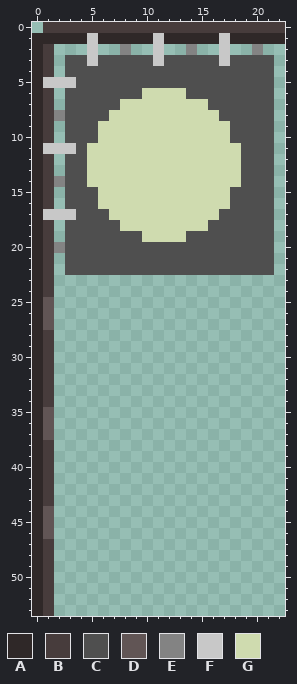
Two versions of one pixel-art sprite, res/images/flags/japanese_banner.png. Above: the version before the commit.
The file is 23x54 pixels. Pixels under 10% opacity are left out. Colours within 5 levels of each other are drawn and written as one.
Palette (. is transparent): A #2f2828  B #473c3c  C #4f4f4f  D #615555  E #838383  F #c8c8c8  G #cfdbaf
Pixels before, first column x 0:
 0 .BBBBBBBBBBBBBBBBBBBBBB
 1 AAAAAFAAAAAFAAAAAFAAAAA
 2 AB...F..E..F..E..F..E..
 3 AB.CCFCCCCCFCCCCCFCCCC.
 4 AB.CCCCCCCCCCCCCCCCCCC.
 5 AFFFCCCCCCCCCCCCCCCCCC.
 6 AB.CCCCCCCGGGGCCCCCCCC.
 7 AB.CCCCCGGGGGGGGCCCCCC.
 8 ABECCCCGGGGGGGGGGCCCCC.
 9 AB.CCCGGGGGGGGGGGGCCCC.
10 AB.CCCGGGGGGGGGGGGCCCC.
11 AFFFCGGGGGGGGGGGGGGCCC.
12 AB.CCGGGGGGGGGGGGGGCCC.
13 AB.CCGGGGGGGGGGGGGGCCC.
14 ABECCGGGGGGGGGGGGGGCCC.
15 AB.CCCGGGGGGGGGGGGCCCC.
16 AB.CCCGGGGGGGGGGGGCCCC.
17 AFFFCCCGGGGGGGGGGCCCCC.
18 AB.CCCCCGGGGGGGGCCCCCC.
19 AB.CCCCCCCGGGGCCCCCCCC.
20 ABECCCCCCCCCCCCCCCCCCC.
21 AB.CCCCCCCCCCCCCCCCCCC.
22 AB.CCCCCCCCCCCCCCCCCCC.
23 AB.....................
24 AB.....................
25 AD.....................
26 AD.....................
27 AD.....................
28 AB.....................
29 AB.....................
30 AB.....................
31 AB.....................
32 AB.....................
33 AB.....................
34 AB.....................
35 AD.....................
36 AD.....................
37 AD.....................
38 AB.....................
39 AB.....................
40 AB.....................
41 AB.....................
42 AB.....................
43 AB.....................
44 AD.....................
45 AD.....................
46 AD.....................
47 AB.....................
48 AB.....................
49 AB.....................
50 AB.....................
51 AB.....................
52 AB.....................
53 AB.....................
And afterwards:
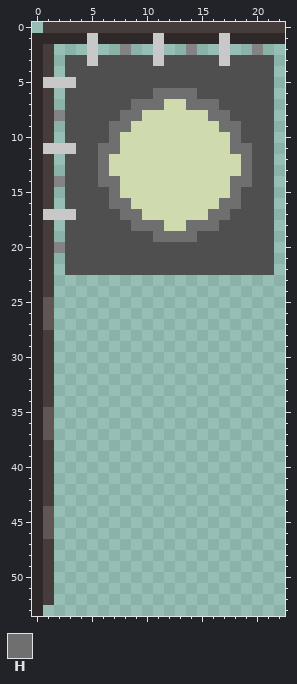
Colours new in this view: H #6f6f6f
The edit:
{"y":6,"x":10,"old":"GGGGC","new":"CHHHH"}
{"y":7,"x":8,"old":"GGGG","new":"CHHH"}
{"y":7,"x":14,"old":"GGC","new":"HHH"}
{"y":8,"x":7,"old":"GGG","new":"CHH"}
{"y":8,"x":16,"old":"GC","new":"HH"}
{"y":9,"x":6,"old":"GGG","new":"CHH"}
{"y":9,"x":17,"old":"GC","new":"HH"}
{"y":10,"x":6,"old":"GG","new":"CH"}
{"y":10,"x":18,"old":"C","new":"H"}
{"y":11,"x":5,"old":"GGG","new":"CHH"}
{"y":11,"x":18,"old":"GC","new":"HH"}
{"y":12,"x":5,"old":"GG","new":"CH"}
{"y":12,"x":19,"old":"C","new":"H"}
{"y":13,"x":5,"old":"GG","new":"CH"}
{"y":13,"x":19,"old":"C","new":"H"}
{"y":14,"x":5,"old":"GGG","new":"CHH"}
{"y":14,"x":18,"old":"GC","new":"HH"}
{"y":15,"x":6,"old":"GG","new":"CH"}
{"y":15,"x":18,"old":"C","new":"H"}
{"y":16,"x":6,"old":"GGG","new":"CHH"}
{"y":16,"x":17,"old":"GC","new":"HH"}
{"y":17,"x":7,"old":"GGG","new":"CHH"}
{"y":17,"x":16,"old":"GC","new":"HH"}
{"y":18,"x":8,"old":"GGGG","new":"CHHH"}
{"y":18,"x":14,"old":"GGC","new":"HHH"}
{"y":19,"x":10,"old":"GGGGC","new":"CHHHH"}
{"y":53,"x":1,"old":"B","new":"."}
